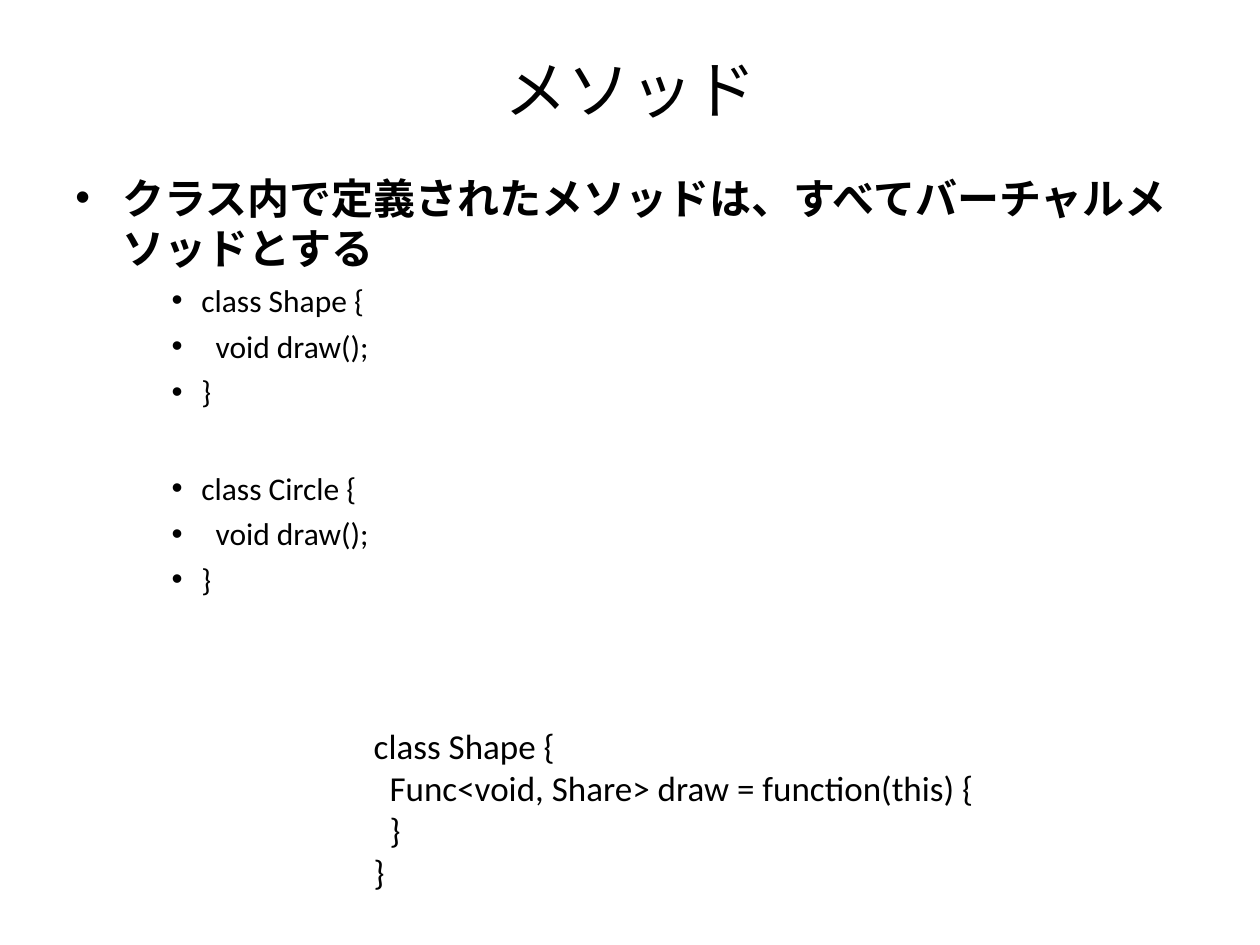
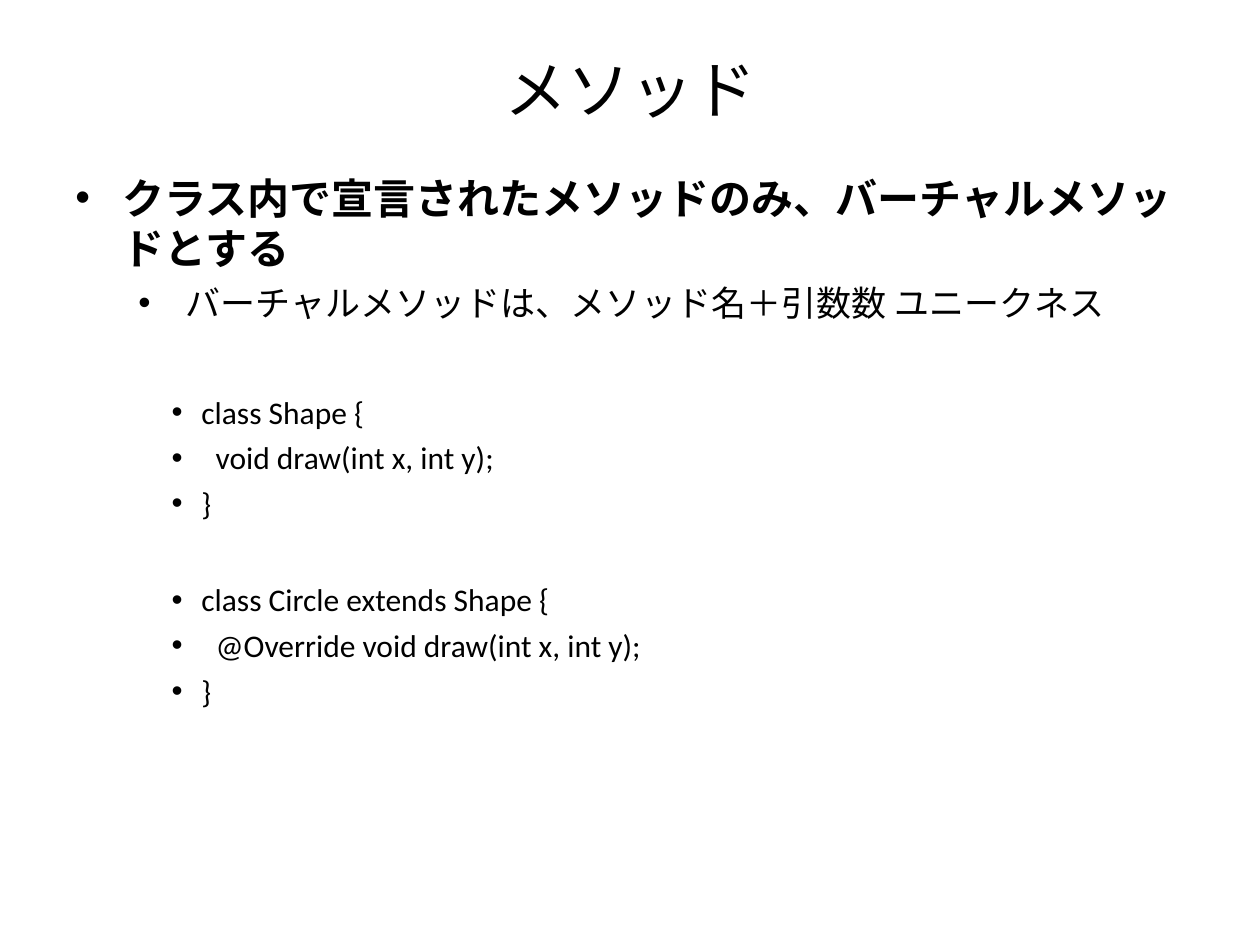
Before and after one commit to GreenTeaScript/GreenTeaScript, a slide deck: slide 14 of spec/GreenTeaScriptSpec.ppt (slide 9 before the commit). Drawn at 1260x945 pixels with LibreOffice and Linux fonts; fonts in the diff are those of the drawing. Boxes give left, top, right and bottom in pixels: in the first picture for what was removed or moved away, otherwise in the second. Text is boxed around its words. In the diff, an @@ line names an element or a change of style, - is before the commit and + after.

```diff
--- a/spec/GreenTeaScriptSpec.ppt
+++ b/spec/GreenTeaScriptSpec.ppt
@@ text at (x1=123, y1=178, x2=1172, y2=319): text changed @@
-• クラス内で定義されたメソッドは、すべてバーチャルメソッドとする
+• クラス内で宣言されたメソッドのみ、バーチャルメソッドとする
+  • バーチャルメソッドは、メソッド名＋引数数 ユニークネス
@@ text at (x1=216, y1=446, x2=493, y2=474): text changed @@
-    • void draw();
+    • void draw(int x, int y);
@@ text at (x1=201, y1=589, x2=640, y2=662): text changed @@
-    • class Circle {
-    • void draw();
+    • class Circle extends Shape {
+    • @Override void draw(int x, int y);
@@ text removed at (x1=374, y1=734, x2=954, y2=806) @@
-class Shape {
-Func<void, Share> draw = function(this) {
-}
-}
```
Also in this commit, not shown: 2 other slides changed, 5 slides added, 2 other files.
